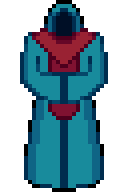
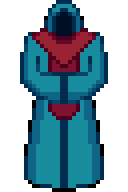
Layers edited between the first and the second 128px x 192px image:
painted on "lineart" over <box>28,0,100,100</box>
